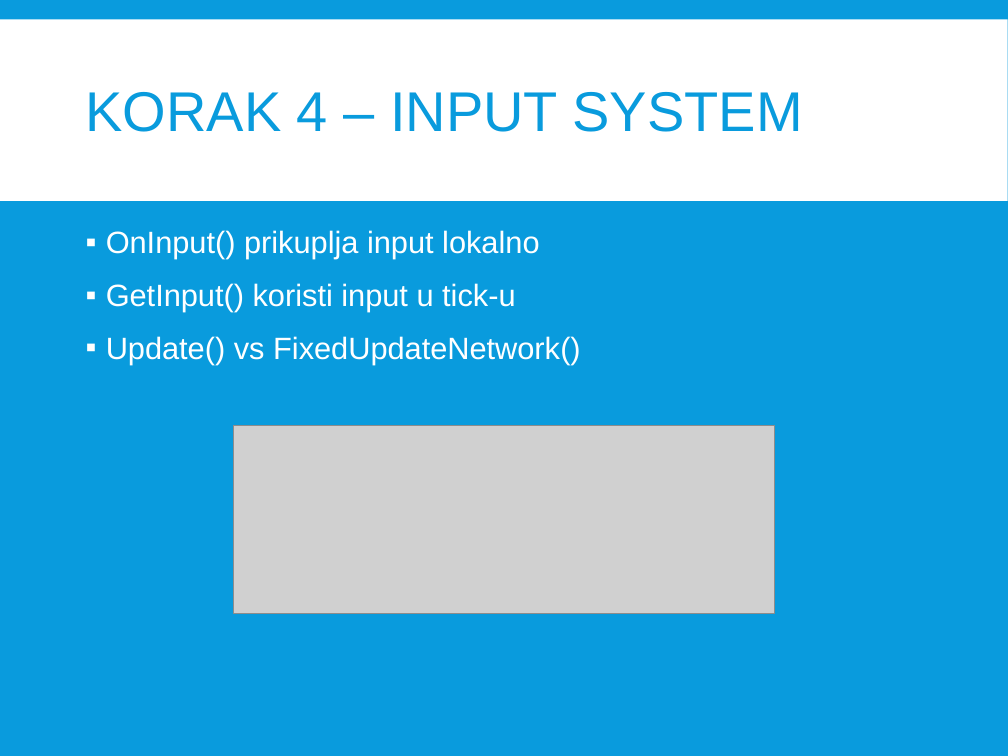
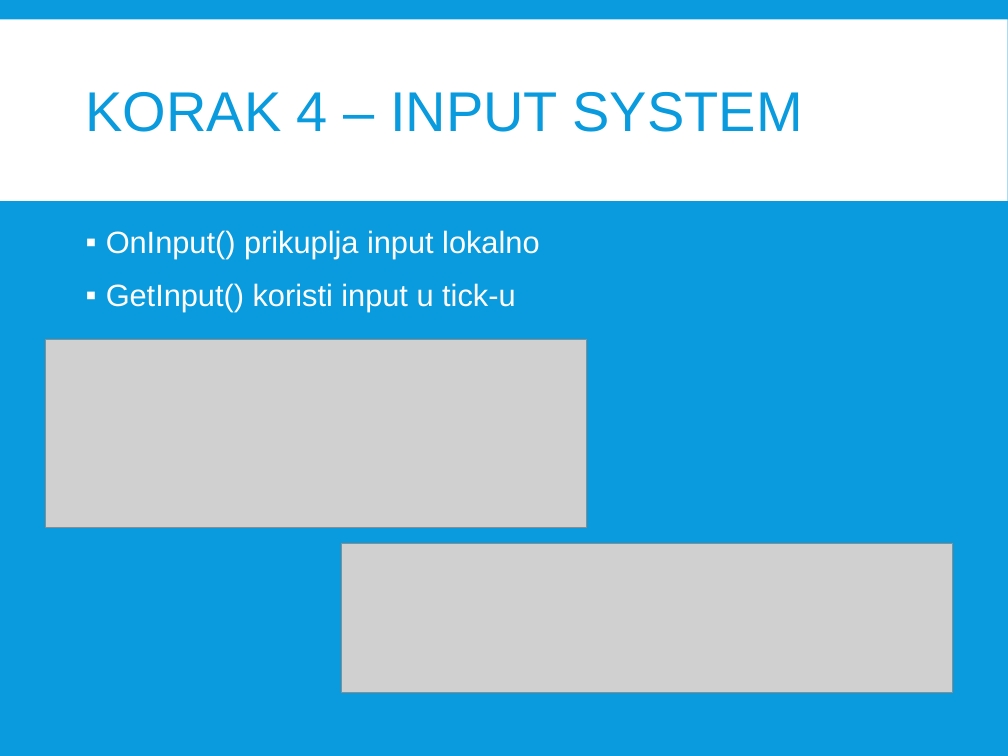
Before and after one commit to Milos-Sstanojevic/PhotonFusion-Demo, a slide deck: slide 12 of Milos_Stanojevic_Prezentacija.pptx. Drawn at 1008x756 pixels with LibreOffice and Linux fonts; fonts in the diff are those of the drawing; grey boxes stand for pictures. Boxes give left, top, right and bottom in pixels: in the first picture for what was removed or moved away, otherwise in the second. Text is boxed around its words. In the diff, an @@ line names an element or a change of style, - is before the commit and + after.

```diff
--- a/Milos_Stanojevic_Prezentacija.pptx
+++ b/Milos_Stanojevic_Prezentacija.pptx
@@ picture: place and size @@
-picture at bbox=[234, 425, 775, 613]
+picture at bbox=[45, 339, 587, 526]
@@ text at bbox=[106, 336, 581, 364]: paragraph removed @@
-▪ Update() vs FixedUpdateNetwork()
@@ picture added at bbox=[342, 543, 954, 692] @@
```
Also in this commit, not shown: 5 other slides changed, 2 slides added, 3 other files.
